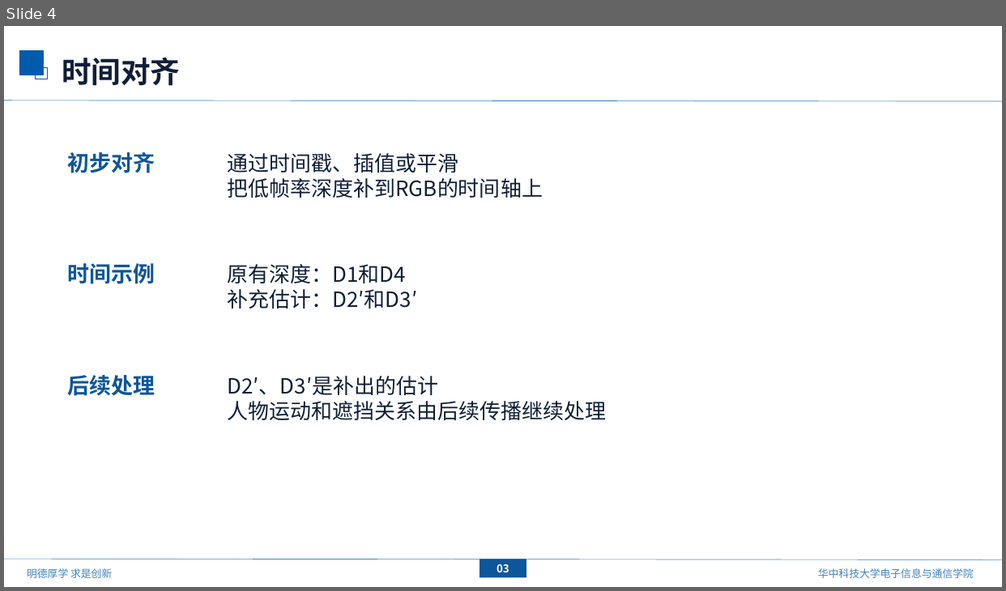
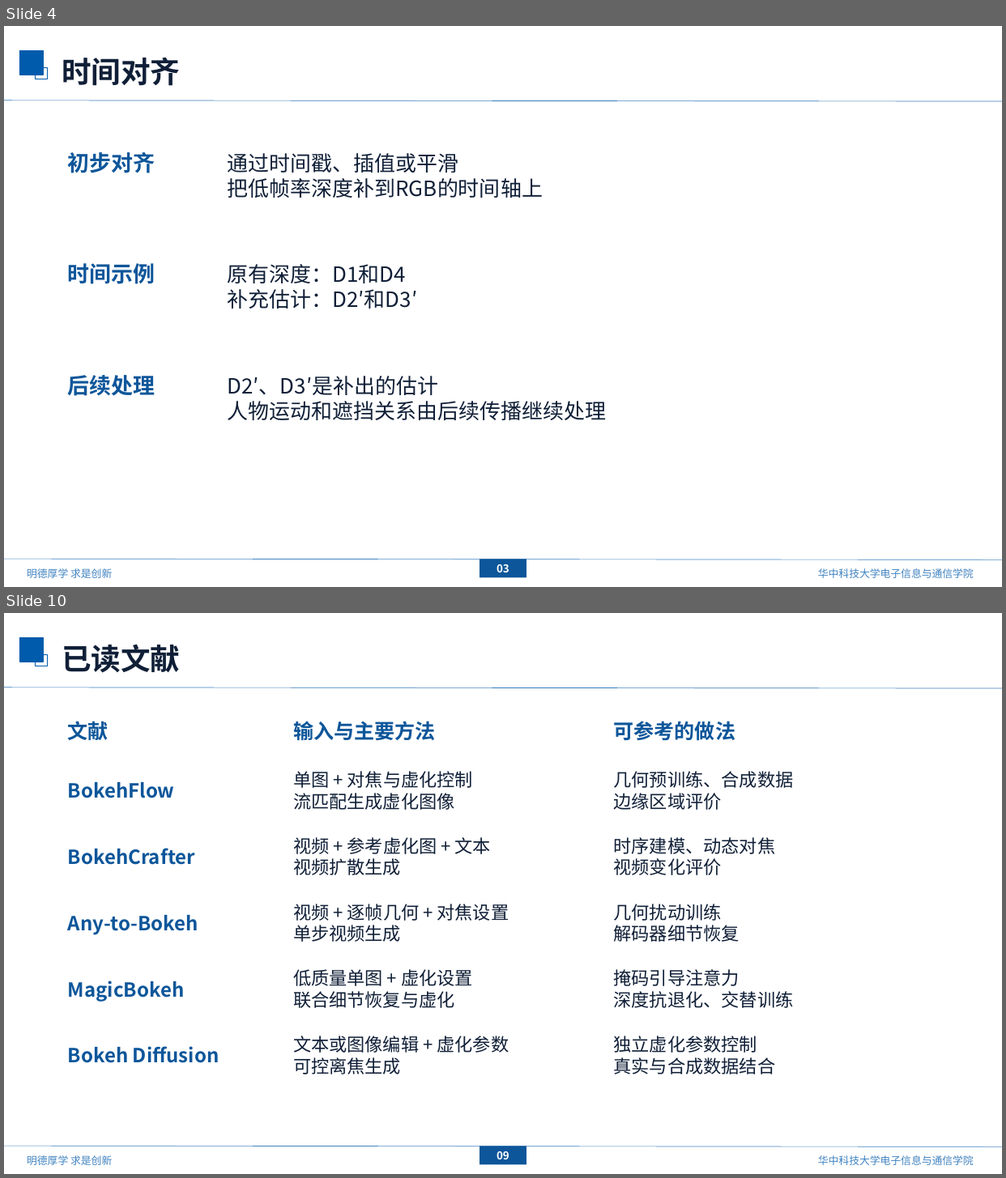
Before and after one commit to mengmcy1/OPPO-depth-guided-video-bokeh, a slide deck: 汇报/2026-09-20_深度引导的视频虚化/深度引导的视频虚化_技术路线_0920.pptx. Shown one above the other, each under a label of ours: slide 4 before the commit, slides 4 and 10 after it; the slides between them are not shown. The pictures are 1006x591 and 1006x1178 pixels, drawn with LibreOffice and Linux fonts; fonts in the diff are those of the drawing; background and template pictures are left out. Boxes give left, top, right and bottom in pixels: in the first picture for what was removed or moved away, otherwise in the second. Text is boxed around its words. In the diff, an @@ line names an element or a change of style, - is before the commit and + after.

```diff
--- a/汇报/2026-09-20_深度引导的视频虚化/深度引导的视频虚化_技术路线_0920.pptx
+++ b/汇报/2026-09-20_深度引导的视频虚化/深度引导的视频虚化_技术路线_0920.pptx
@@ slide 10 added at [4, 613, 1002, 1174], background #FFFFFF; not listed: 7 template elements that a slide beside it also shows @@
@@ text added at [62, 644, 180, 673], 28.5 pt, text #101F37, bold @@
+已读文献
@@ text added at [68, 721, 108, 740], 19.5 pt, text #0D569A, bold @@
+文献
@@ text added at [293, 721, 435, 741], 19.5 pt, text #0D569A, bold @@
+输入与主要方法
@@ text added at [614, 721, 735, 741], 19.5 pt, text #0D569A, bold @@
+可参考的做法
@@ text added at [68, 782, 175, 798], 18.8 pt, text #0D569A, bold @@
+BokehFlow
@@ text added at [293, 771, 473, 810], 17.2 pt, text #101F37 @@
+单图 + 对焦与虚化控制
+流匹配生成虚化图像
@@ text added at [614, 771, 794, 810], 17.2 pt, text #101F37 @@
+几何预训练、合成数据
+边缘区域评价
@@ text added at [68, 848, 195, 865], 18.8 pt, text #0D569A, bold @@
+BokehCrafter
@@ text added at [293, 837, 491, 875], 17.2 pt, text #101F37 @@
+视频 + 参考虚化图 + 文本
+视频扩散生成
@@ text added at [614, 837, 776, 875], 17.2 pt, text #101F37 @@
+时序建模、动态对焦
+视频变化评价
@@ text added at [293, 904, 509, 942], 17.2 pt, text #101F37 @@
+视频 + 逐帧几何 + 对焦设置
+单步视频生成
@@ text added at [614, 904, 739, 942], 17.2 pt, text #101F37 @@
+几何扰动训练
+解码器细节恢复
@@ text added at [68, 915, 198, 935], 18.8 pt, text #0D569A, bold @@
+Any-to-Bokeh
@@ text added at [293, 969, 473, 1008], 17.2 pt, text #101F37 @@
+低质量单图 + 虚化设置
+联合细节恢复与虚化
@@ text added at [614, 969, 794, 1008], 17.2 pt, text #101F37 @@
+掩码引导注意力
+深度抗退化、交替训练
@@ text added at [68, 981, 184, 1002], 18.8 pt, text #0D569A, bold @@
+MagicBokeh
@@ text added at [68, 1046, 219, 1063], 18.8 pt, text #0D569A, bold @@
+Bokeh Diffusion
@@ text added at [293, 1036, 509, 1075], 17.2 pt, text #101F37 @@
+文本或图像编辑 + 虚化参数
+可控离焦生成
@@ text added at [614, 1036, 776, 1075], 17.2 pt, text #101F37 @@
+独立虚化参数控制
+真实与合成数据结合
@@ rectangle added at [479, 1146, 526, 1165], fill #0D569A, 10.5 pt, text #FFFFFF, bold @@
+09
```
Also in this commit, not shown: 6 slides changed, 3 other files.
